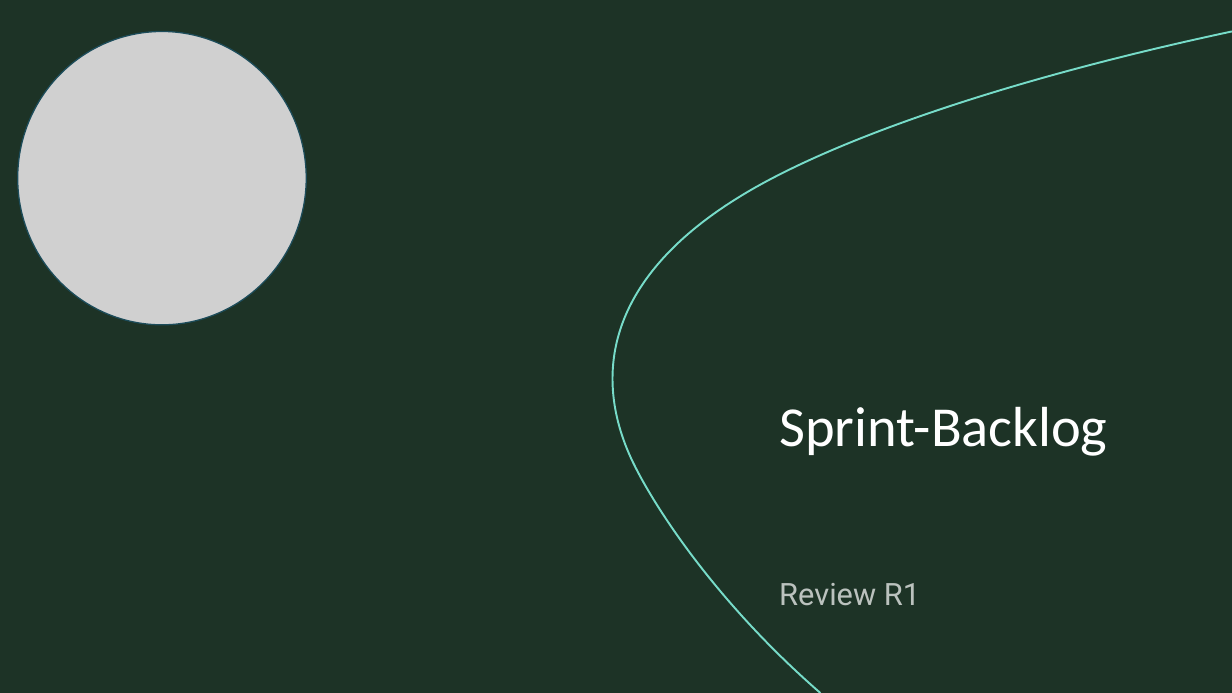
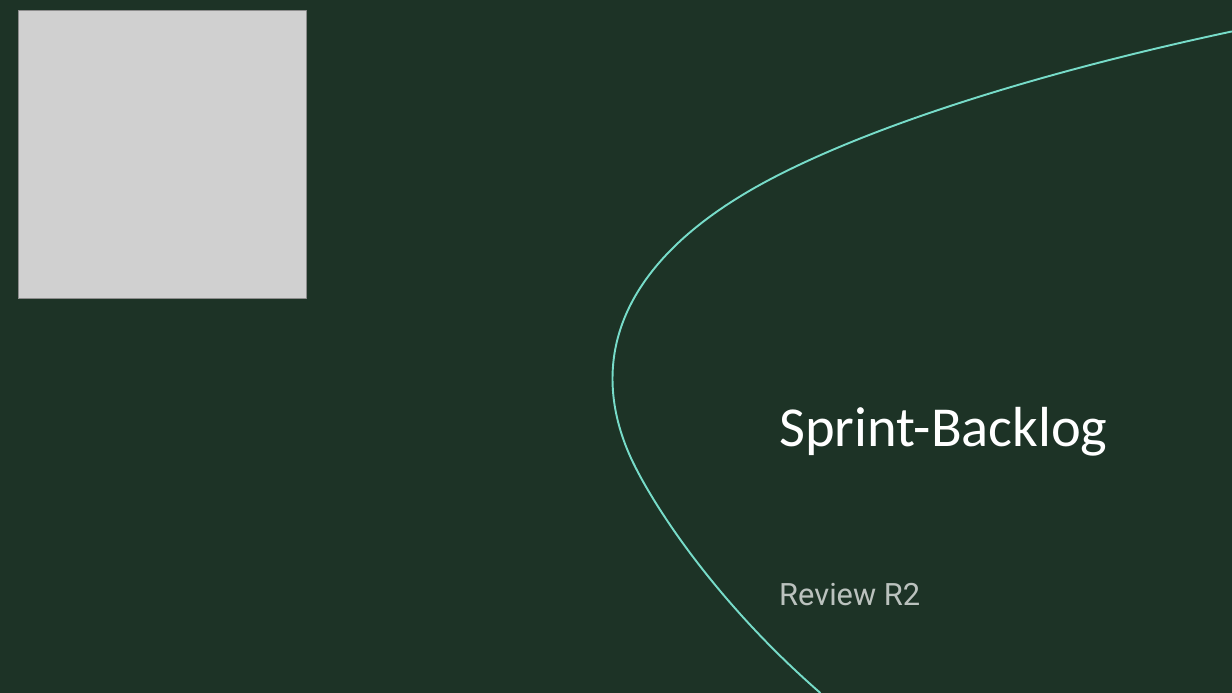
Before and after one commit to zIExpantion/ZumGelbenBach, a slide deck: slide 1 of Dokumente/Sprint-Backlog/Sprint-Backlog2.pptx. Drawn at 1232x693 pixels with LibreOffice and Linux fonts; fonts in the diff are those of the drawing; grey boxes stand for pictures; background and template pictures are left out. Boxes give left, top, right and bottom in pixels: in the first picture for what was removed or moved away, otherwise in the second. Text is boxed around its words. In the diff, an @@ line names an element or a change of style, - is before the commit and + after.

Commit message:
Logo
kleine Änderungen im Sprint
neues Logo hinzugefügt

```diff
--- a/Dokumente/Sprint-Backlog/Sprint-Backlog2.pptx
+++ b/Dokumente/Sprint-Backlog/Sprint-Backlog2.pptx
@@ picture: place and size @@
-picture at bbox=[18, 31, 306, 324]
+picture at bbox=[18, 10, 307, 299]
@@ subtitle at bbox=[779, 583, 920, 606]: text changed @@
-Review R1
+Review R2
```
Also in this commit, not shown: 1 other slide changed, 7 slides removed, 1 other file.
